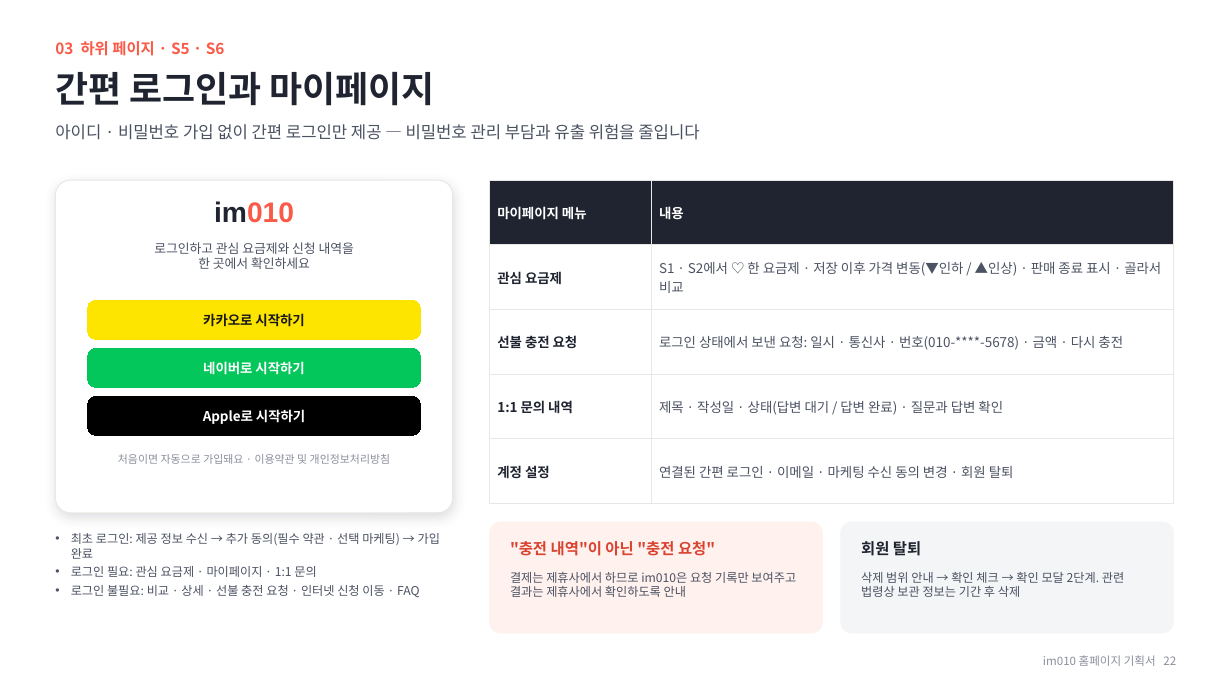
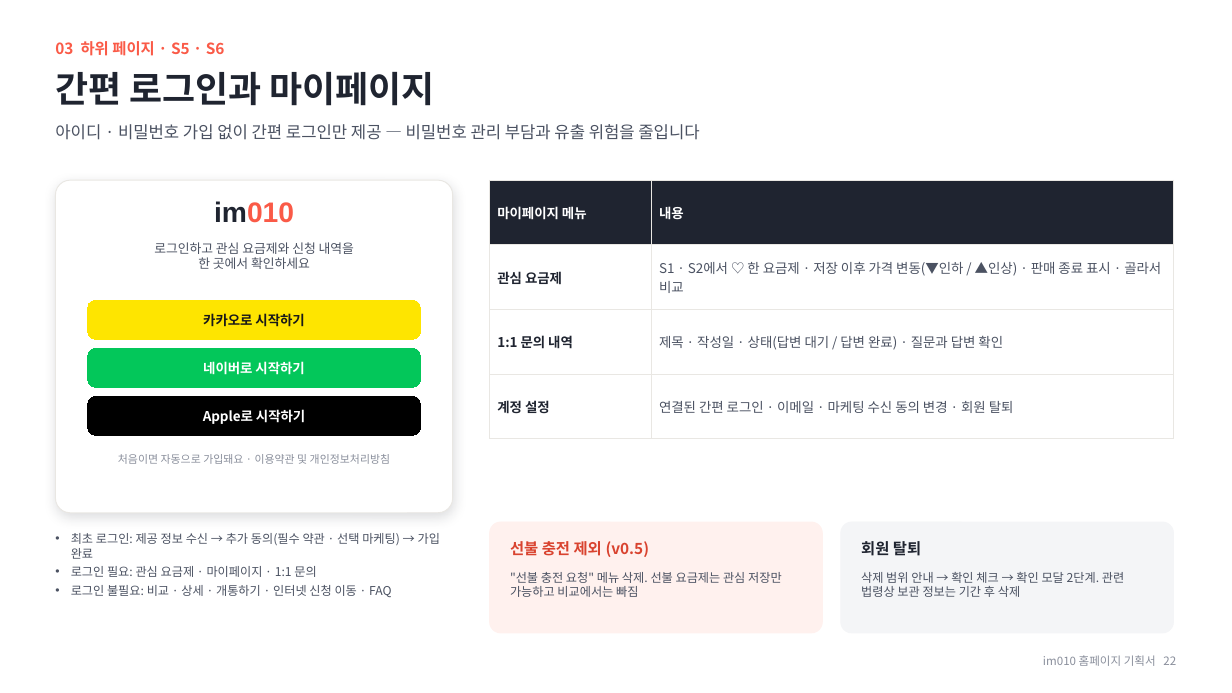
Before and after one commit to chlee-oss/im010, a slide deck: slide 22 of im010_기획서.pptx. Drawn at 1232x693 pixels with LibreOffice and Linux fonts; fonts in the diff are those of the drawing. Boxes give left, top, right and bottom in pixels: in the first picture for what was removed or moved away, otherwise in the second. Text is boxed around its words. In the diff, an @@ line names an element or a change of style, - is before the commit and + after.

```diff
--- a/im010_기획서.pptx
+++ b/im010_기획서.pptx
@@ table at box(490, 180, 1174, 418) @@
-row 3: 선불 충전 요청 | 로그인 상태에서 보낸 요청: 일시 · 통신사 · 번호(010-****-5678) · 금액 · 다시 충전
@@ text at box(510, 541, 650, 557): text changed @@
-"충전 내역"이 아닌 "충전 요청"
+선불 충전 제외 (v0.5)
@@ text at box(71, 585, 392, 597): text changed @@
-• 로그인 불필요: 비교 · 상세 · 선불 충전 요청 · 인터넷 신청 이동 · FAQ
+• 로그인 불필요: 비교 · 상세 · 개통하기 · 인터넷 신청 이동 · FAQ
@@ text at box(510, 572, 782, 597): text changed @@
-결제는 제휴사에서 하므로 im010은 요청 기록만 보여주고 결과는 제휴사에서 확인하도록 안내
+"선불 충전 요청" 메뉴 삭제. 선불 요금제는 관심 저장만 가능하고 비교에서는 빠짐
```
Also in this commit, not shown: 14 other slides changed, 1 slide added, 1 slide removed, 3 other files.
